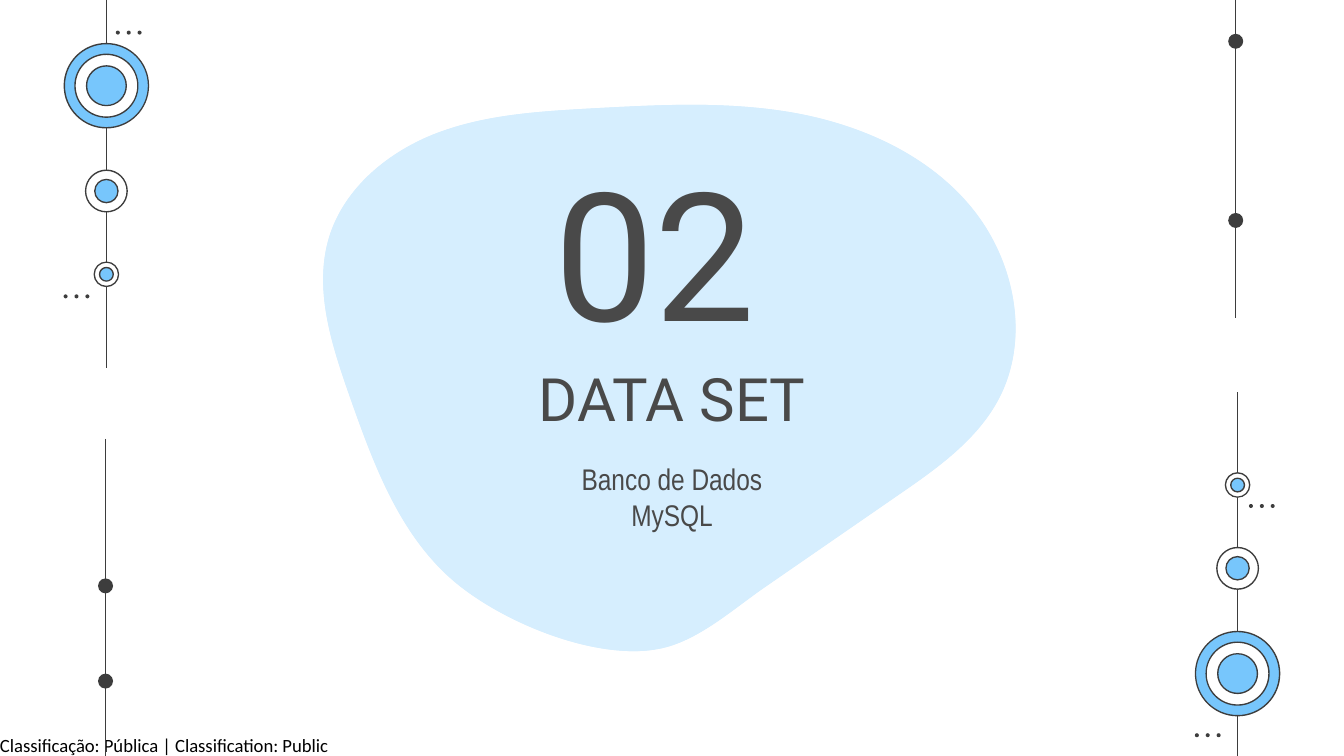
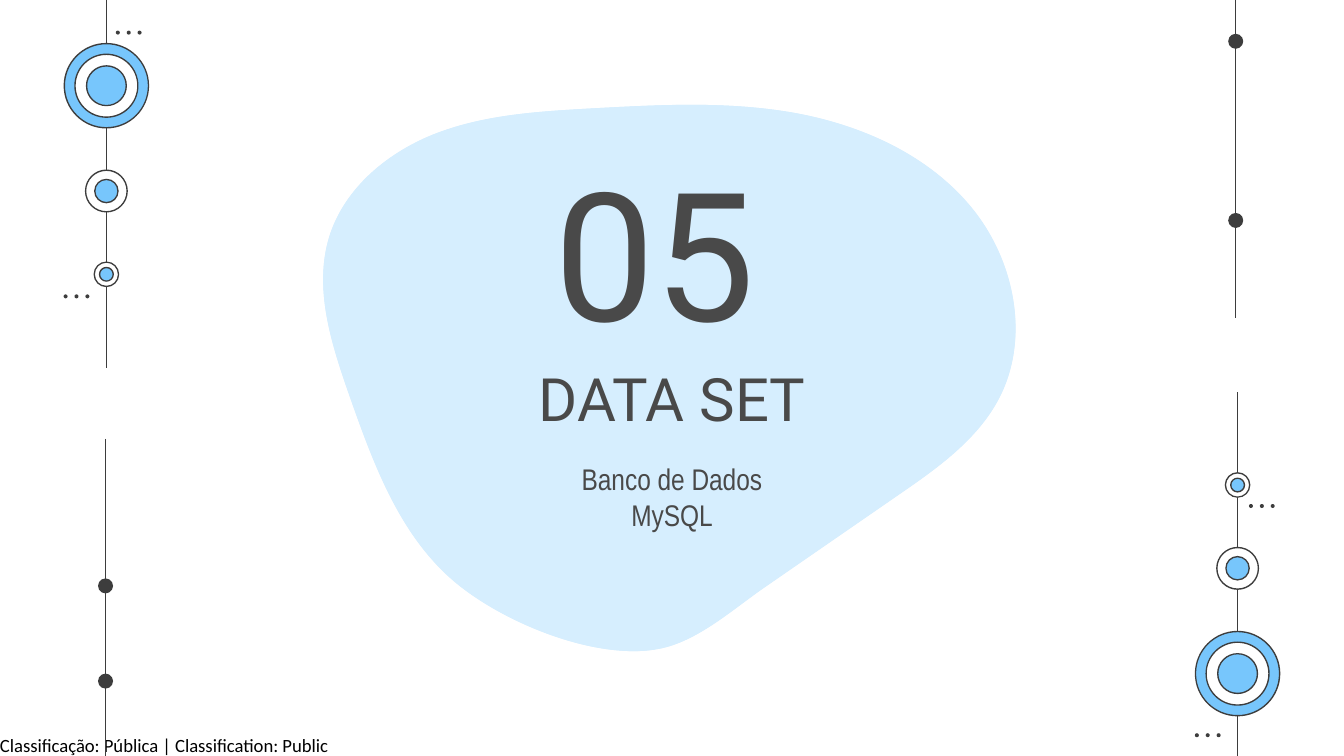
Before and after one commit to SaraPMC/SR, a slide deck: slide 11 of SHI Analytcs - PPT.pptx (slide 5 before the commit). Drawn at 1344x756 pixels with LibreOffice and Linux fonts; fonts in the diff are those of the drawing. Boxes give left, top, right and bottom in pixels: in the first picture for what was removed or moved away, otherwise in the second. Text is boxed around its words. In the diff, an @@ line names an element or a change of style, - is before the commit and + after.

```diff
--- a/SHI Analytcs - PPT.pptx
+++ b/SHI Analytcs - PPT.pptx
@@ title at (x1=554, y1=192, x2=755, y2=323): text changed @@
-02
+05
```
Also in this commit, not shown: 4 other slides changed, 2 slides added, 1 slide removed, 2 other files.
